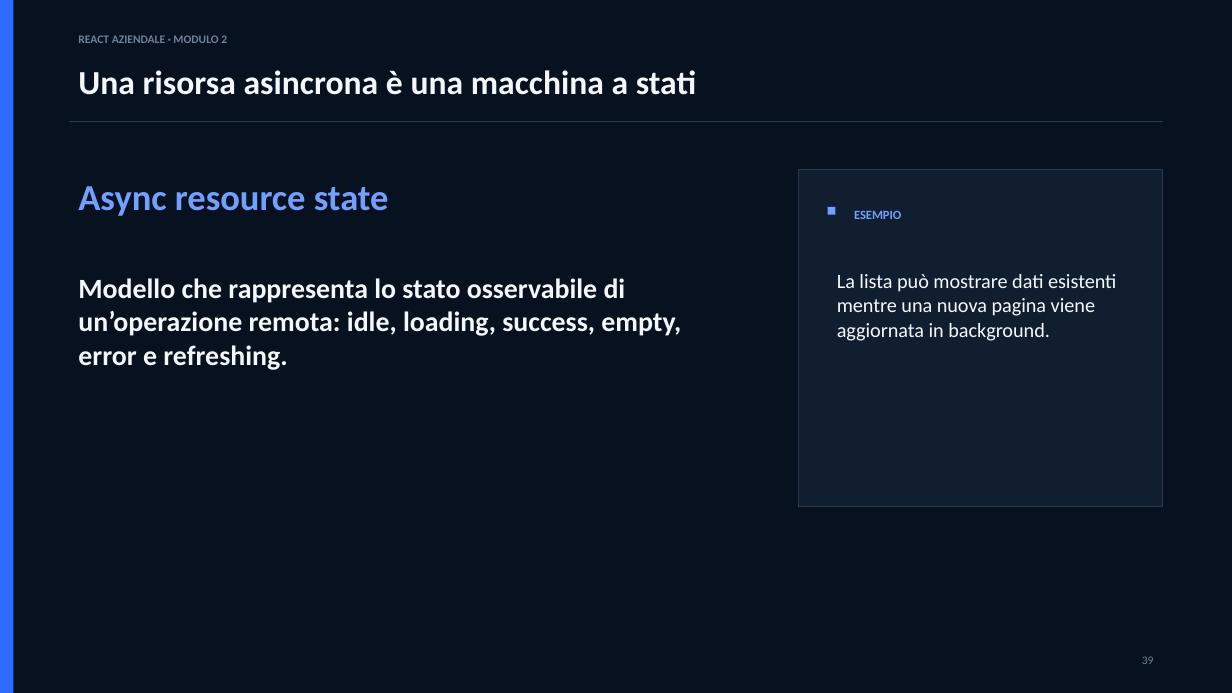
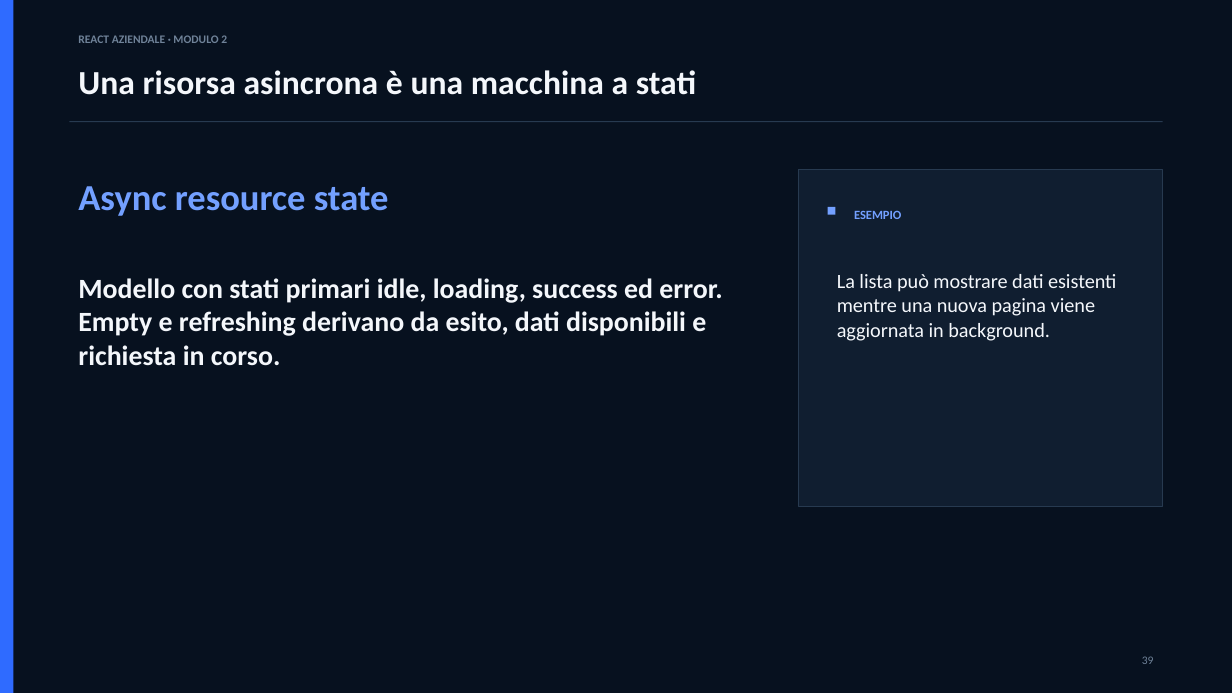
Before and after one commit to marius93rm/reactAziendale, a slide deck: slide 39 of materiali/slides/02-state-management-avanzato/Modulo_2_State_Management_Avanzato.pptx. Drawn at 1232x693 pixels with LibreOffice and Linux fonts; fonts in the diff are those of the drawing. Boxes give left, top, right and bottom in pixels: in the first picture for what was removed or moved away, otherwise in the second. Text is boxed around its words. In the diff, an @@ line names an element or a change of style, - is before the commit and + after.

```diff
--- a/materiali/slides/02-state-management-avanzato/Modulo_2_State_Management_Avanzato.pptx
+++ b/materiali/slides/02-state-management-avanzato/Modulo_2_State_Management_Avanzato.pptx
@@ text at (78,278,722,366): text changed @@
-Modello che rappresenta lo stato osservabile di un’operazione remota: idle, loading, success, empty, error e refreshing.
+Modello con stati primari idle, loading, success ed error. Empty e refreshing derivano da esito, dati disponibili e richiesta in corso.
```
Also in this commit, not shown: 7 other slides changed.
